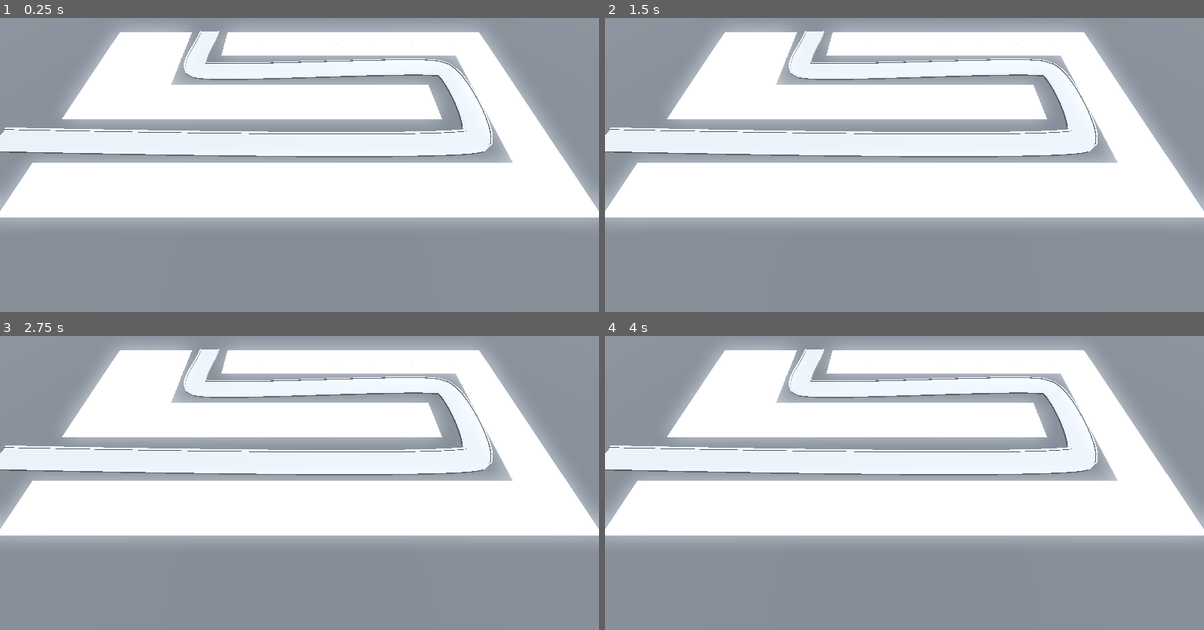
Above: before the commit, frames 1-4 (two rows, left to right).
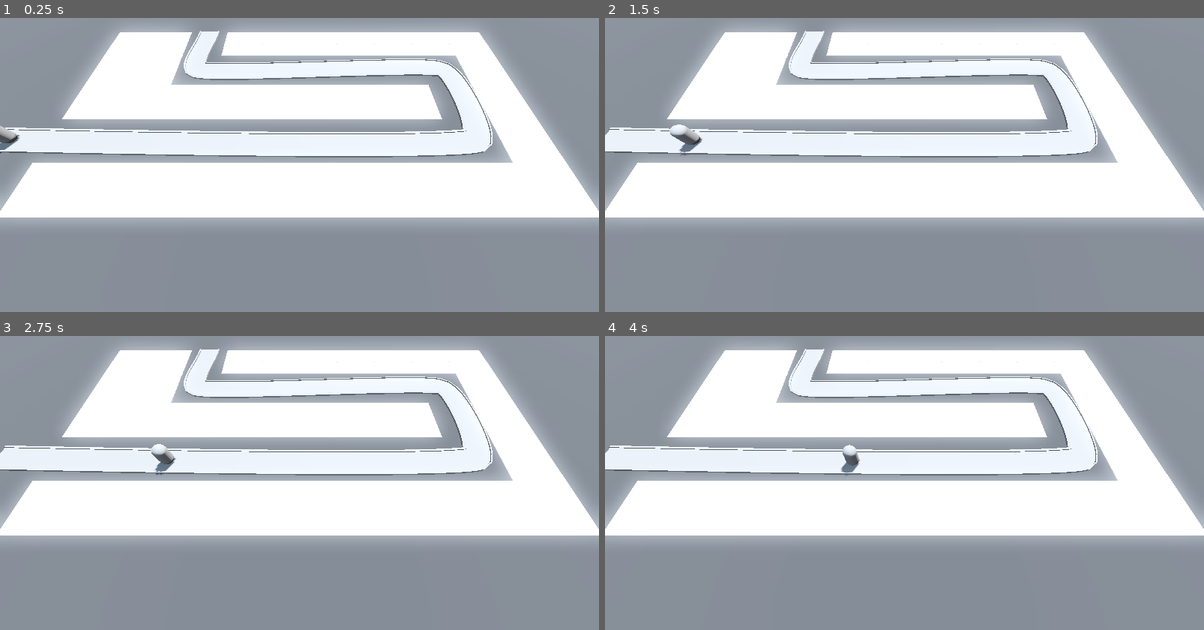
Above: after the commit, the same moments.

Repository: BerkayOzercan/Tutorial-Godot-Barbarian-Blaster
Game: Godot game, scene res://BaseLevel.tscn
Two runs of this game, one before a commit and one after it. Both use one fixed random seed, a clock stepped at 60 frames per second and the inputs below.
Inputs:
- Up to frame 1 (0.25 s): no input
- Up to frame 2 (1.5 s): no input
- Up to frame 3 (2.75 s): no input
- Up to frame 4 (4 s): no input

The runs differ from the first frame. In frame 1, 0.2% of the frame differs, in the area x 0-4%, y 36-47%; in frame 2, 0.3%, in the area x 10-17%, y 36-47%; in frame 3, 0.2%; in frame 4, 0.2%.

Commit message:
Edit: path fallow

Diff:
--- a/BaseLevel.tscn
+++ b/BaseLevel.tscn
@@ -1,6 +1,7 @@
-[gd_scene load_steps=7 format=3 uid="uid://kjmmawfo02v4"]
+[gd_scene load_steps=8 format=3 uid="uid://kjmmawfo02v4"]
 
 [ext_resource type="MeshLibrary" uid="uid://dg7418af2telp" path="res://MeshLibrary/SpaceLibrary.tres" id="1_bx40k"]
+[ext_resource type="PackedScene" uid="uid://bdv4s5s0bqqgj" path="res://Enemy/enemy.tscn" id="2_6j3s5"]
 
 [sub_resource type="ProceduralSkyMaterial" id="ProceduralSkyMaterial_37rqm"]
 sky_horizon_color = Color(0.64625, 0.65575, 0.67075, 1)
@@ -92,3 +93,7 @@
 path_continuous_u = true
 path_u_distance = 1.0
 path_joined = false
+
+[node name="Enemy" parent="Path3D" instance=ExtResource("2_6j3s5")]
+transform = Transform3D(-4.37109e-08, 0, -0.999988, 0, 0.999999, 0, 0.999989, 0, -4.37109e-08, -24, 0, 6)
+speed = 5.0
--- /dev/null
+++ b/Enemy/enemy.gd
@@ -0,0 +1,13 @@
+extends PathFollow3D
+
+@export var speed: float
+
+# Called when the node enters the scene tree for the first time.
+func _ready() -> void:
+	pass # Replace with function body.
+
+
+# Called every frame. 'delta' is the elapsed time since the previous frame.
+func _process(delta: float) -> void:
+	progress += delta * speed
+	pass
--- /dev/null
+++ b/Enemy/enemy.tscn
@@ -0,0 +1,13 @@
+[gd_scene load_steps=3 format=3 uid="uid://bdv4s5s0bqqgj"]
+
+[ext_resource type="Script" path="res://Enemy/enemy.gd" id="1_ghfq2"]
+
+[sub_resource type="CapsuleMesh" id="CapsuleMesh_ysy3x"]
+
+[node name="Enemy" type="PathFollow3D"]
+transform = Transform3D(0.999989, 0, 0, 0, 0.999999, 0, 0, 0, 0.999988, 0, 0, 0)
+script = ExtResource("1_ghfq2")
+
+[node name="MeshInstance3D" type="MeshInstance3D" parent="."]
+transform = Transform3D(1, 0, 0, 0, 1, 0, 0, 0, 1, 0, 1, 0)
+mesh = SubResource("CapsuleMesh_ysy3x")
